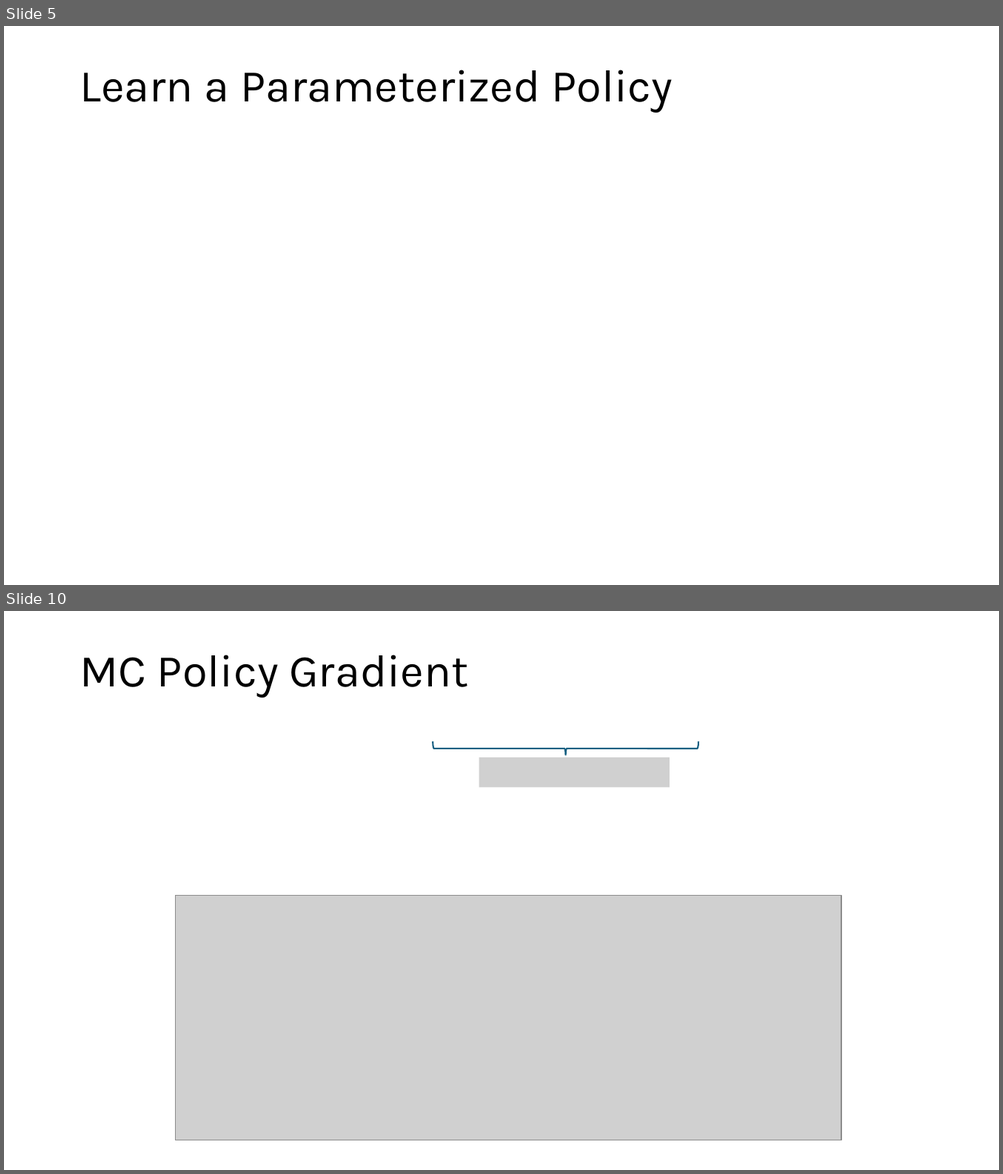
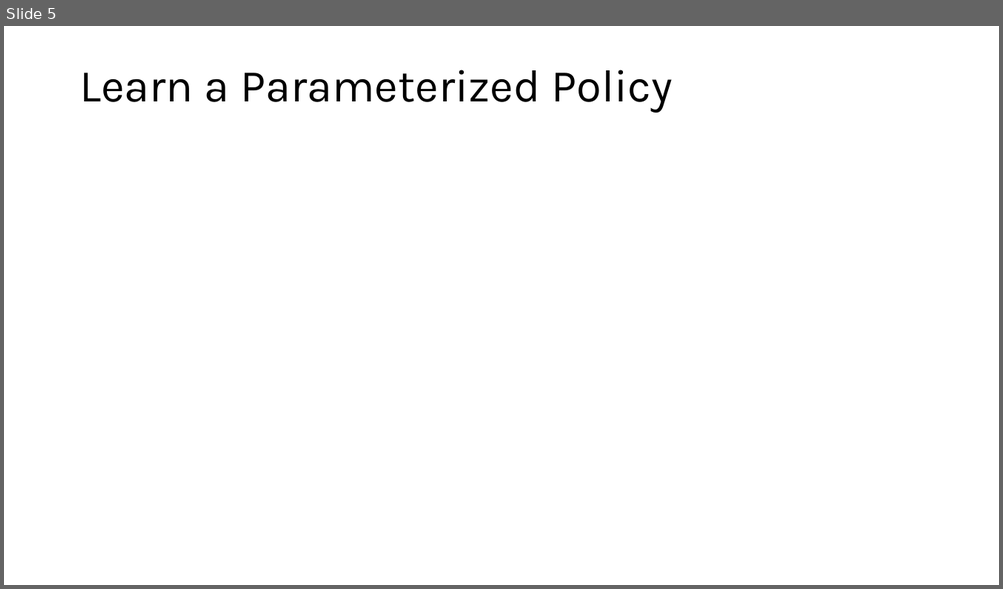
Before and after one commit to mhahsler/Introduction_to_Reinforcement_Learning, a slide deck: slides/Lecture_Chapter13.pptx. Shown one above the other, each under a label of ours: slides 5 and 10 before the commit, slide 5 after it; the slides between them are not shown. The pictures are 1003x1174 and 1003x589 pixels, drawn with LibreOffice and Linux fonts; fonts in the diff are those of the drawing; grey boxes stand for pictures. Boxes give left, top, right and bottom in pixels: in the first picture for what was removed or moved away, otherwise in the second. Text is boxed around its words. In the diff, an @@ line names an element or a change of style, - is before the commit and + after.

```diff
--- a/slides/Lecture_Chapter13.pptx
+++ b/slides/Lecture_Chapter13.pptx
@@ slide 10 removed at [4,611,999,1170], background #FFFFFF @@
@@ title removed at [79,655,468,698] @@
-MC Policy Gradient
@@ right brace removed at [432,742,698,756] @@
@@ picture removed at [479,758,669,787] @@
@@ picture removed at [176,895,841,1141] @@
```
Also in this commit, not shown: 9 slides changed, 3 slides added, 3 other files.
